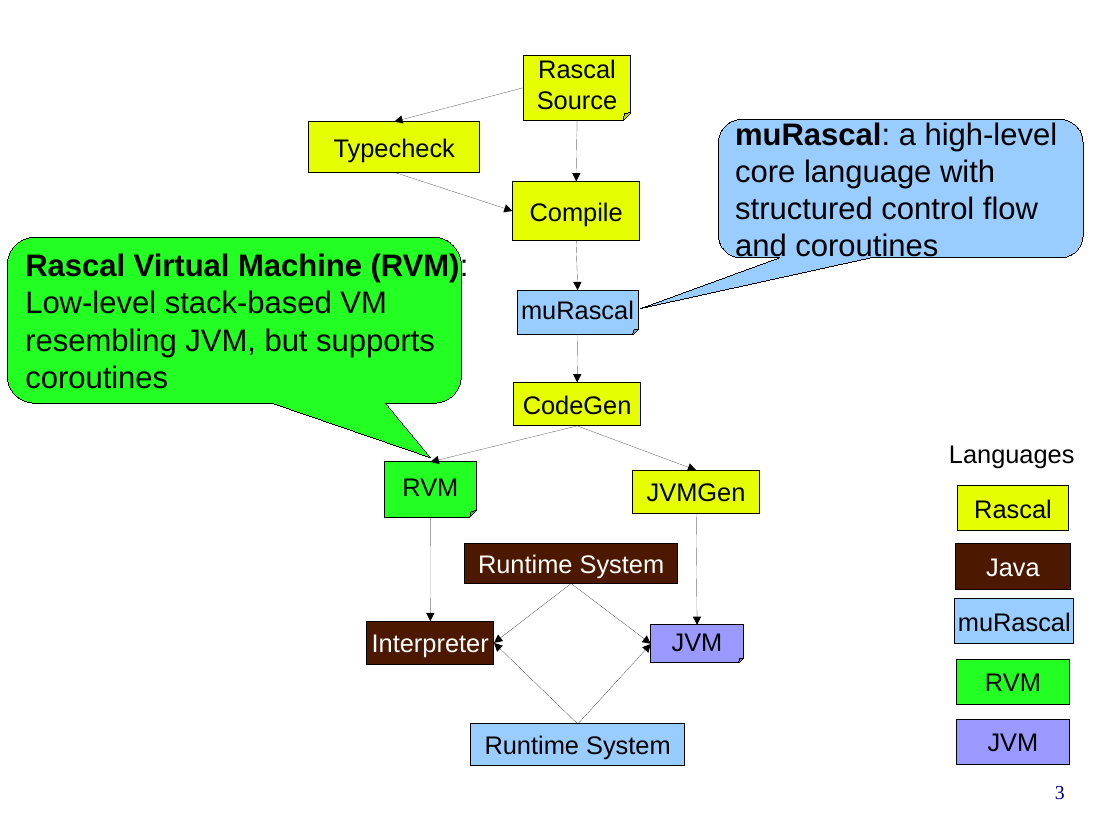
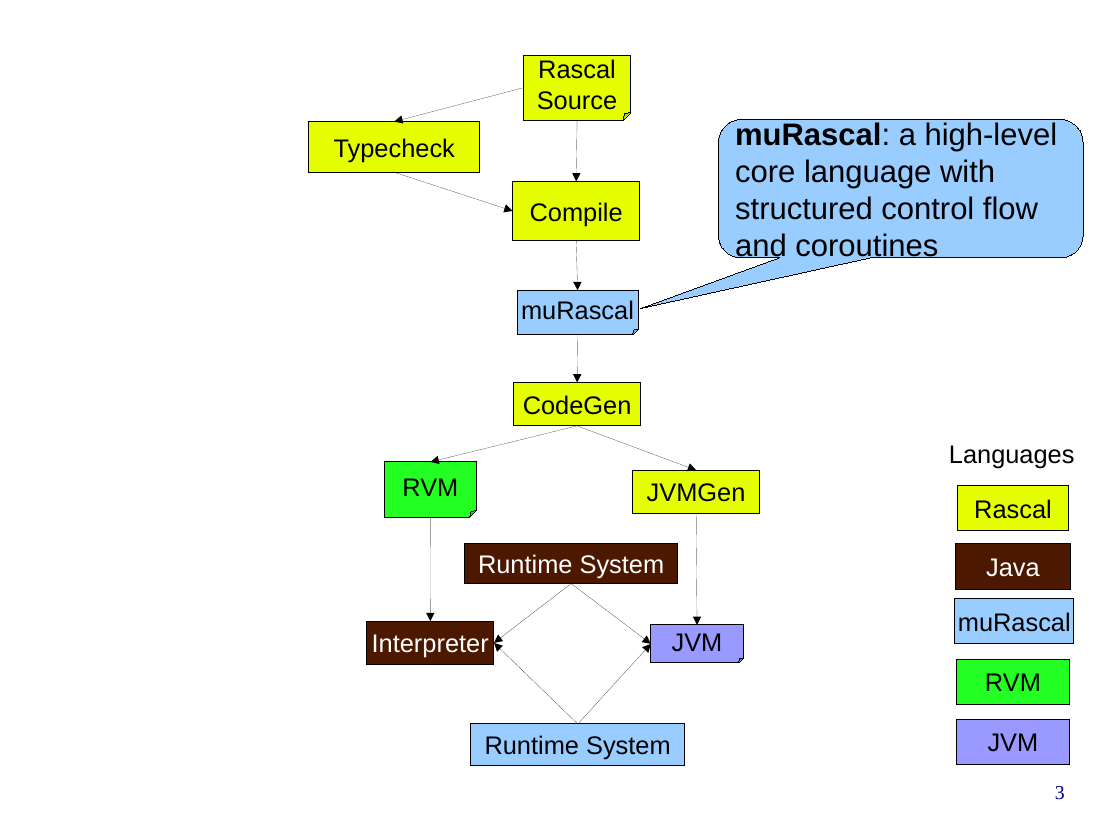
Before and after one commit to cwi-swat/rascal-course-pldi-2015, a slide deck: slide 3 of presentations/Rascal-compiler.odp. Drawn at 1120x840 pixels with LibreOffice and Linux fonts; fonts in the diff are those of the drawing; background and template pictures are left out. Boxes give left, top, right and bottom in pixels: in the first picture for what was removed or moved away, otherwise in the second. Text is boxed around its words. In the diff, an @@ line names an element or a change of style, - is before the commit and + after.

```diff
--- a/presentations/Rascal-compiler.odp
+++ b/presentations/Rascal-compiler.odp
@@ rounded speech box removed at (7, 237, 461, 402) @@
-Rascal Virtual Machine (RVM):
-Low-level stack-based VM
-resembling JVM, but supports
-coroutines
```
Also in this commit, not shown: 1 other slide changed, 1 slide added.
